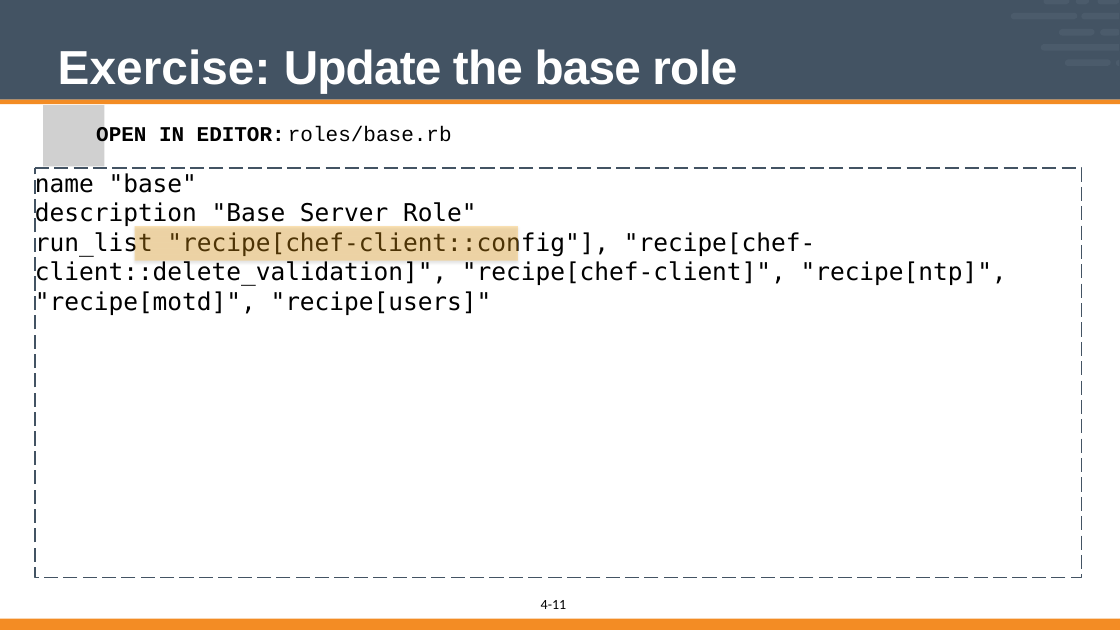
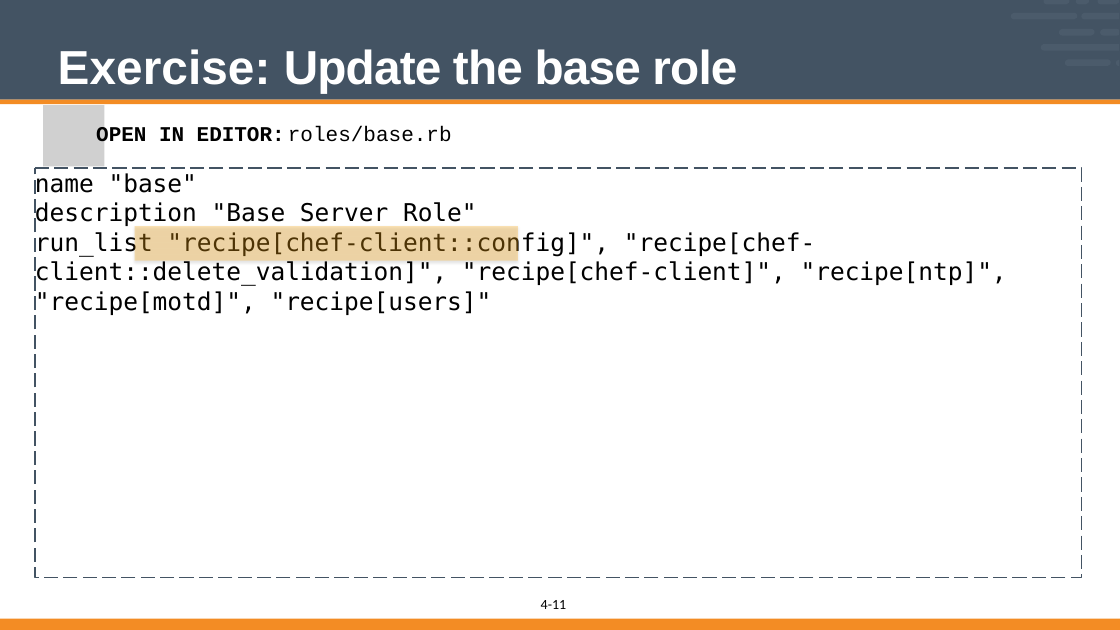
Before and after one commit to vinyar/chef-intermediate, a slide deck: slide 11 of Modules/04-writing_ohai_plugins.pptx. Drawn at 1120x630 pixels with LibreOffice and Linux fonts; fonts in the diff are those of the drawing; grey boxes stand for pictures. Boxes give left, top, right and bottom in pixels: in the first picture for what was removed or moved away, otherwise in the second. Text is boxed around its words. In the diff, an @@ line names an element or a change of style, - is before the commit and + after.

Commit message:
Fixes for Ohai (module 04)
* Fixed typo in the base server role specification of the chef-client::config recipe. The quote was in the wrong location
* Added a new slide that talks about what a Mash.
* Added a new slide to upload the web role
* Fixed the source in the refactored modules source on the first slide
* Fixed the source in the refactored modules source on the second slide

```diff
--- a/Modules/04-writing_ohai_plugins.pptx
+++ b/Modules/04-writing_ohai_plugins.pptx
@@ text in freeform shape at [35,231,1007,315]: text changed @@
-run_list "recipe[chef-client::config"], "recipe[chef-client::delete_validation]", "recipe[chef-client]", "recipe[ntp]", "recipe[motd]", "recipe[users]"
+run_list "recipe[chef-client::config]", "recipe[chef-client::delete_validation]", "recipe[chef-client]", "recipe[ntp]", "recipe[motd]", "recipe[users]"
```
Also in this commit, not shown: 4 other slides changed, 2 slides added.
